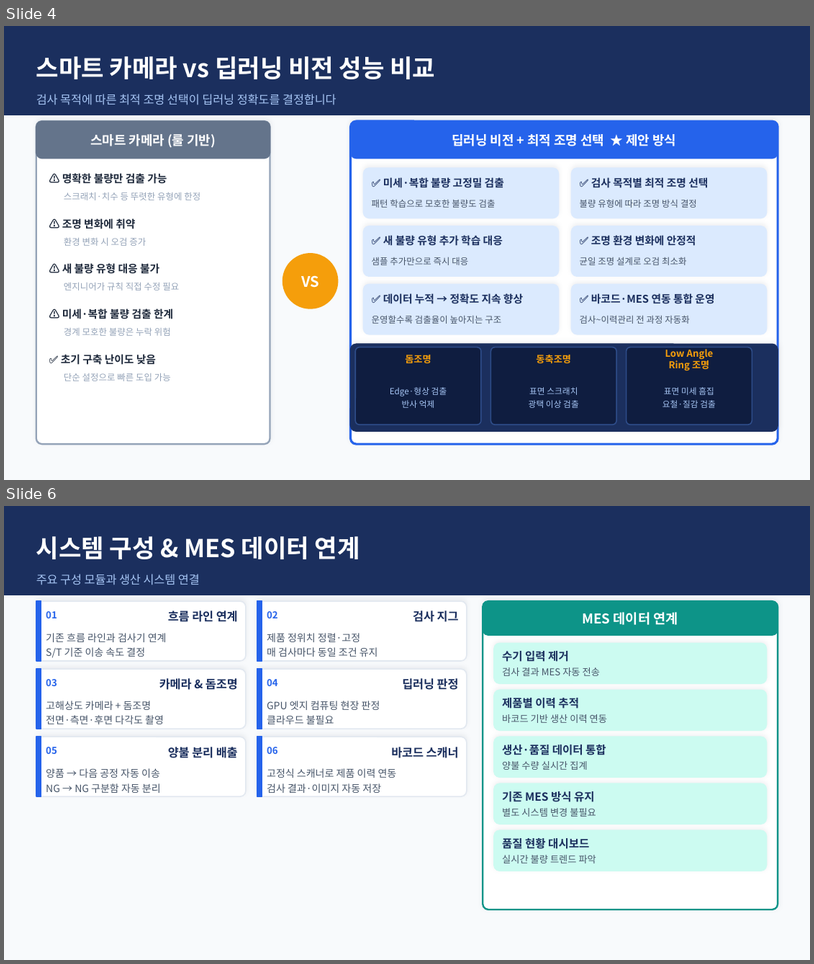
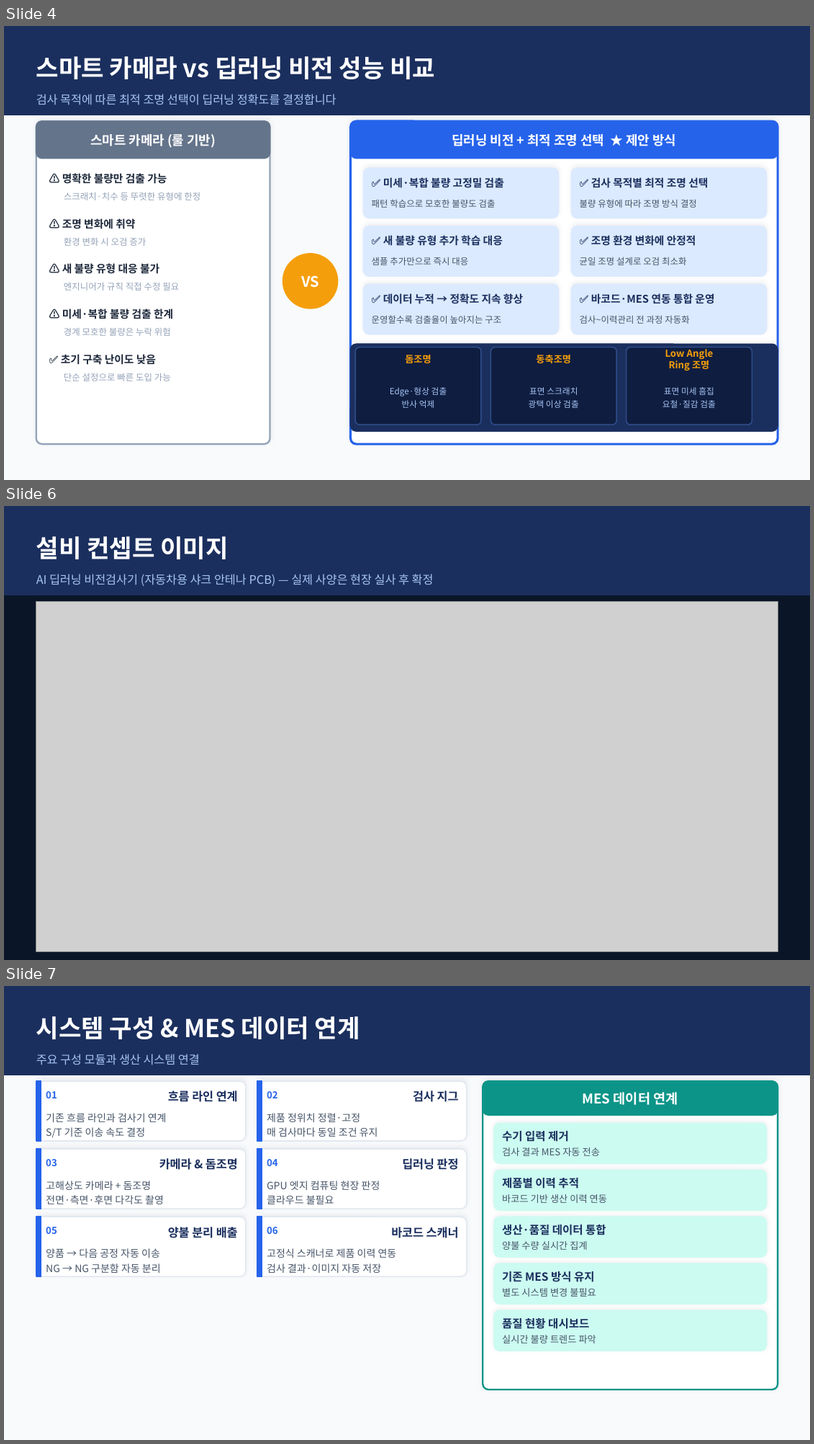
Before and after one commit to Insys-HQ/Insys-review, a slide deck: winnercomb.pptx. Shown one above the other, each under a label of ours: slides 4 and 6 before the commit, slides 4, 6 and 7 after it; the slides between them are not shown. The pictures are 814x964 and 814x1444 pixels, drawn with LibreOffice and Linux fonts; fonts in the diff are those of the drawing; grey boxes stand for pictures. Boxes give left, top, right and bottom in pixels: in the first picture for what was removed or moved away, otherwise in the second. Text is boxed around its words. In the diff, an @@ line names an element or a change of style, - is before the commit and + after.

Commit message:
Update winnercomb.pptx - add concept image slide

```diff
--- a/winnercomb.pptx
+++ b/winnercomb.pptx
@@ slide 6 added at <box>4,506,810,960</box>, background #FFFFFF @@
@@ rectangle added at <box>4,506,810,959</box>, fill #0A1628, outline #0A1628 1 pt @@
@@ rectangle added at <box>4,506,810,595</box>, fill #1B2F5E, outline #1B2F5E 1 pt @@
@@ text added at <box>36,536,228,559</box>, 22 pt, text #FFFFFF, bold @@
+설비 컨셉트 이미지
@@ text added at <box>36,574,434,586</box>, 10.5 pt, text #A5C4F3 @@
+AI 딥러닝 비전검사기 (자동차용 샤크 안테나 PCB) — 실제 사양은 현장 실사 후 확정
@@ picture added at <box>36,601,778,951</box> @@
@@ what was slide 6 is now slide 7 @@
```
Also in this commit, not shown: 1 slide changed.
